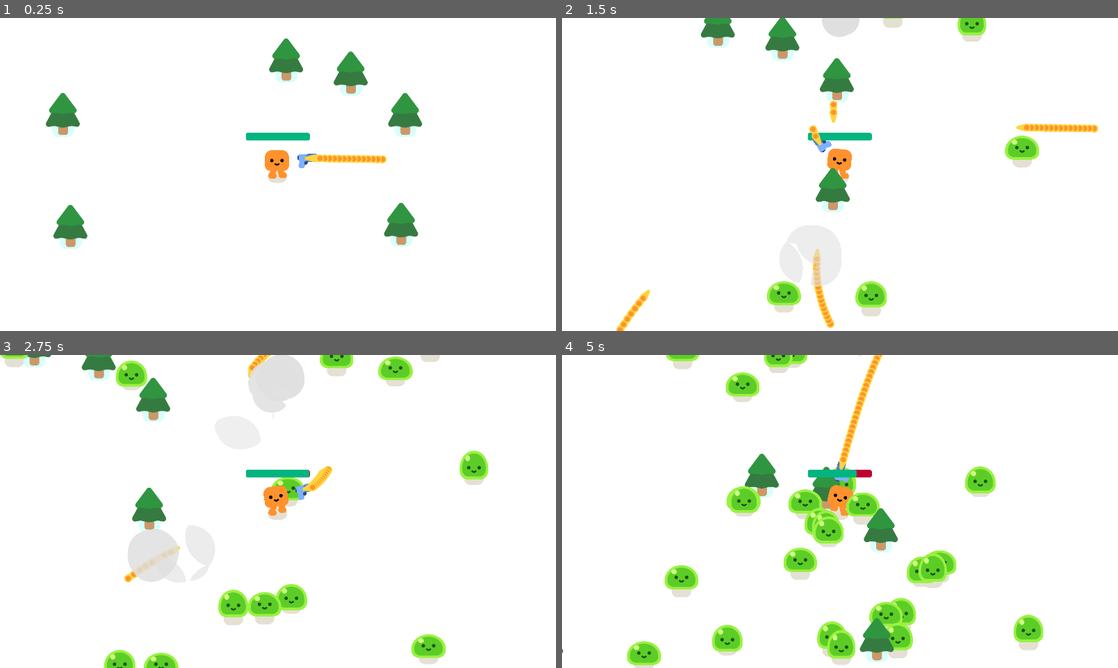
Above: before the commit, frames 1-4 (two rows, left to right).
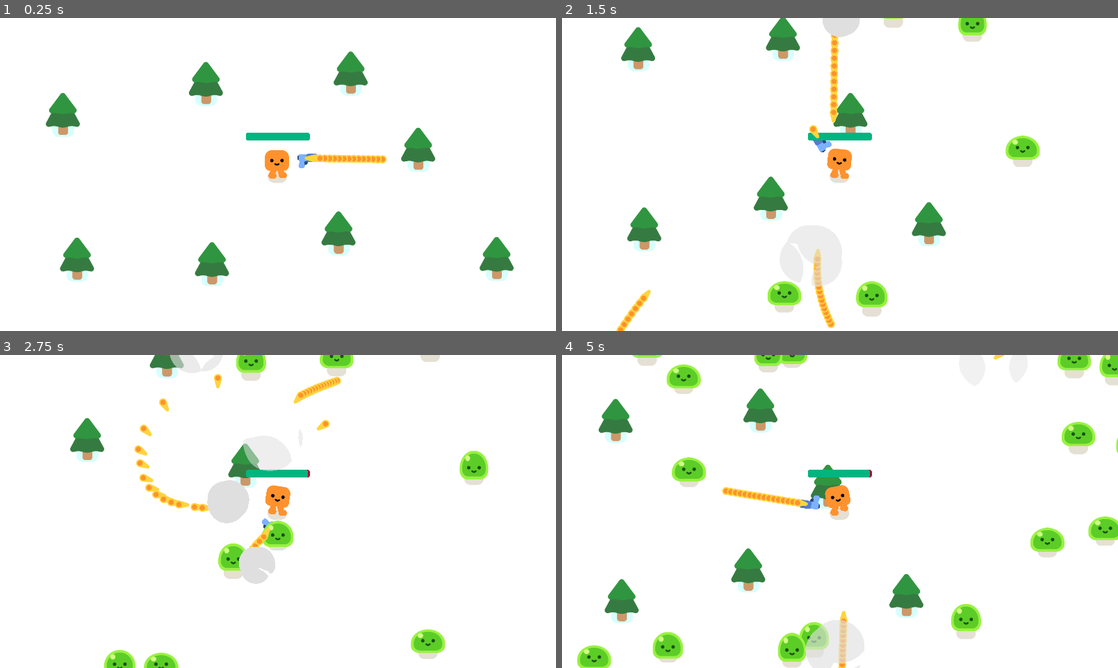
Above: after the commit, the same moments.

Repository: Tonykuang1028/FinalProject
Game: Godot game, scene res://survivors_game.tscn
Two runs of this game, one before a commit and one after it. Both use one fixed random seed, a clock stepped at 60 frames per second and the inputs below.
Inputs:
- Up to frame 1 (0.25 s): no input
- Up to frame 2 (1.5 s): hold D (move_right) 0.53-1.28 s; hold S (move_down) from 1.28 s (still down)
- Up to frame 3 (2.75 s): release S (move_down) at 2.03 s; hold D (move_right) from 2.03 s (still down)
- Up to frame 4 (5 s): release D (move_right) at 2.78 s; hold W (move_up) 2.78-3.53 s; hold A (move_left) from 3.53 s (still down)

The runs differ from the first frame. In frame 1, 5.5% of the frame differs, in the area x 9-93%, y 6-86%; in frame 2, 5.3%; in frame 3, 12%; in frame 4, 18%, in the area x 0-100%, y 0-100%.

Commit message:
added a few trees

Diff:
--- a/survivors_game.tscn
+++ b/survivors_game.tscn
@@ -35,22 +35,22 @@
 rotation = 0.000905387
 
 [node name="PineTree" parent="." instance=ExtResource("2_i21pu")]
-position = Vector2(240, 777)
+position = Vector2(263, 890)
 
 [node name="PineTree2" parent="." instance=ExtResource("2_i21pu")]
-position = Vector2(1382, 770)
+position = Vector2(1166, 800)
 
 [node name="PineTree3" parent="." instance=ExtResource("2_i21pu")]
 position = Vector2(1208, 248)
 
 [node name="PineTree4" parent="." instance=ExtResource("2_i21pu")]
-position = Vector2(1396, 391)
+position = Vector2(1441, 511)
 
 [node name="PineTree6" parent="." instance=ExtResource("2_i21pu")]
 position = Vector2(214, 391)
 
 [node name="PineTree5" parent="." instance=ExtResource("2_i21pu")]
-position = Vector2(985, 203)
+position = Vector2(708, 284)
 
 [node name="Timer" type="Timer" parent="."]
 wait_time = 0.08
@@ -84,5 +84,11 @@
 theme_override_font_sizes/font_size = 161
 text = "Game Over"
 
+[node name="PineTree7" parent="." instance=ExtResource("2_i21pu")]
+position = Vector2(729, 906)
+
+[node name="PineTree8" parent="." instance=ExtResource("2_i21pu")]
+position = Vector2(1712, 888)
+
 [connection signal="health_depleted" from="Player" to="." method="_on_player_health_depleted"]
 [connection signal="timeout" from="Timer" to="." method="_on_timer_timeout"]
